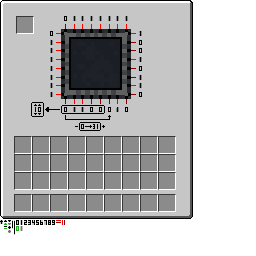
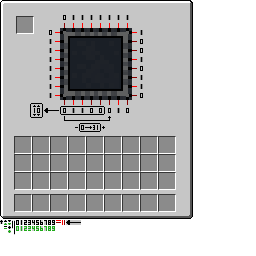
The second 256 x 256 image is a revision of the first. Changes to its layers:
painted on "0" over [30, 15, 143, 132]
painted on "1" over [60, 28, 132, 100]
renamed "0 #1" to "0 #2", painted on it over [49, 15, 143, 113]
painted on "elements" over [24, 220, 81, 231]
